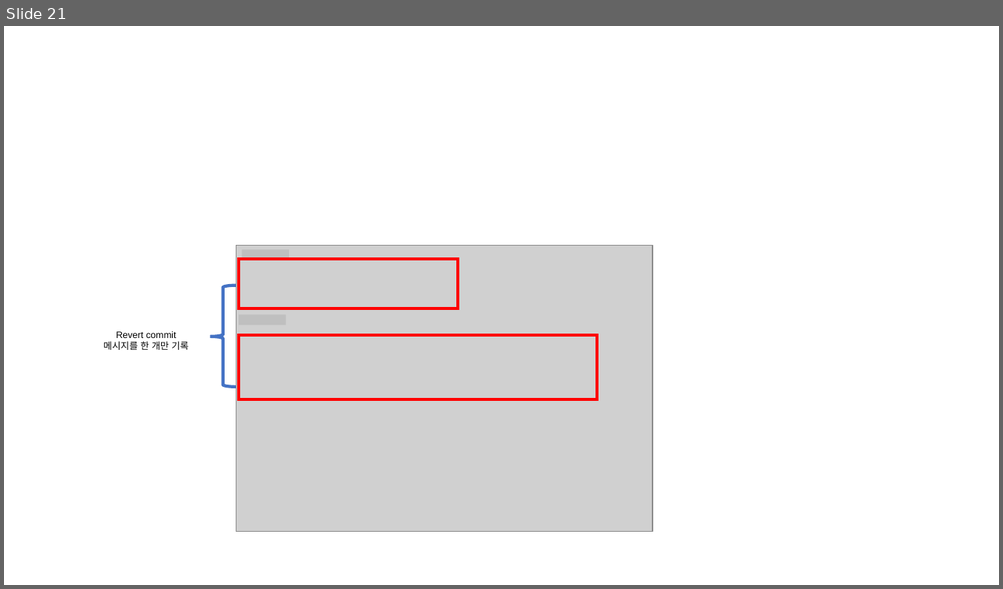
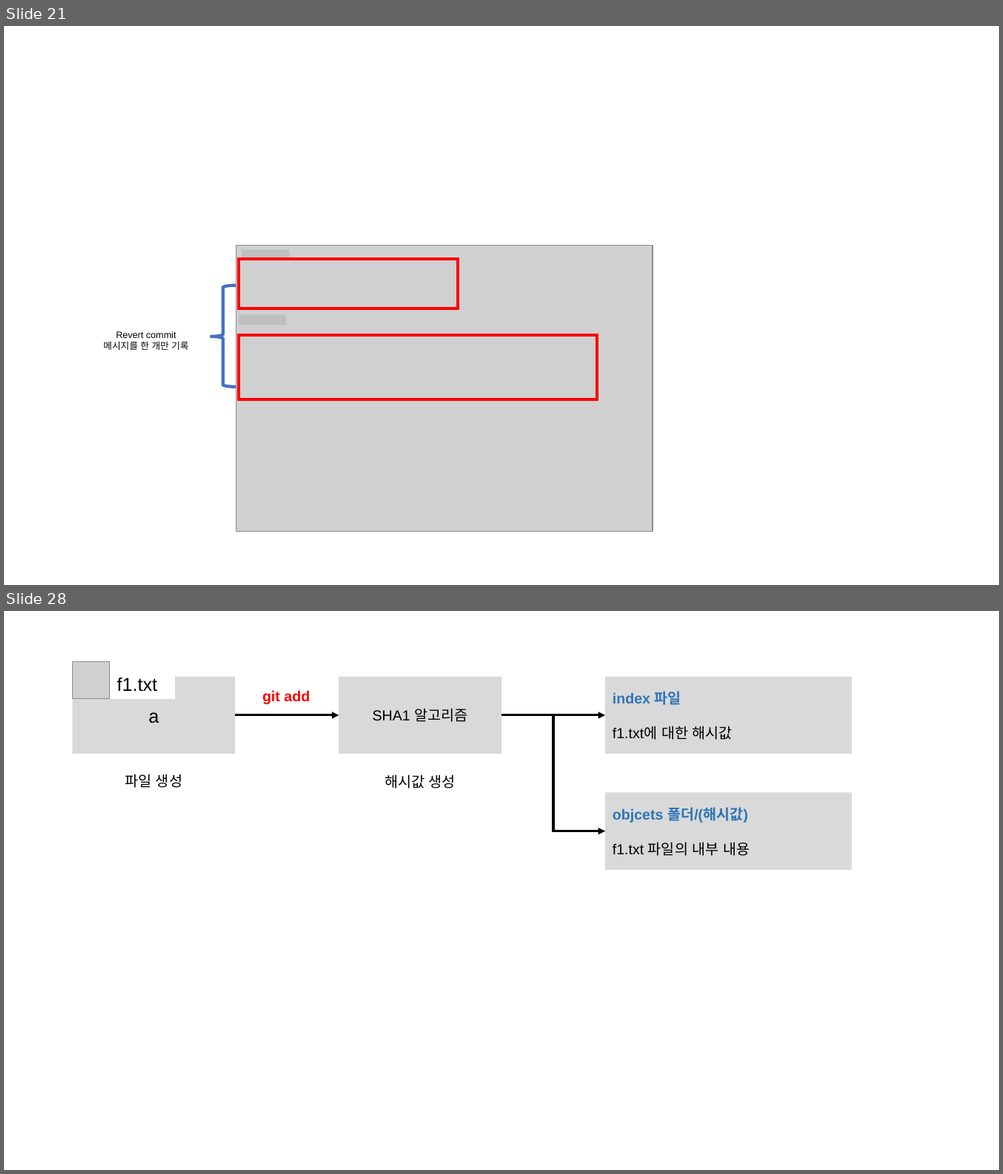
Before and after one commit to Han-Joon-Hyeok/TIL, a slide deck: Git/images/images.pptx. Shown one above the other, each under a label of ours: slide 21 before the commit, slides 21 and 28 after it; the slides between them are not shown. The pictures are 1003x589 and 1003x1174 pixels, drawn with LibreOffice and Linux fonts; fonts in the diff are those of the drawing; grey boxes stand for pictures. Boxes give left, top, right and bottom in pixels: in the first picture for what was removed or moved away, otherwise in the second. Text is boxed around its words. In the diff, an @@ line names an element or a change of style, - is before the commit and + after.

Commit message:
Docs : git의 원리 내용 정리 추가

```diff
--- a/Git/images/images.pptx
+++ b/Git/images/images.pptx
@@ slide 28 added at [4, 611, 999, 1170], background #FFFFFF @@
@@ rectangle added at [73, 677, 236, 755], fill #D9D9D9, 18 pt, text #000000 @@
+a
@@ picture added at [73, 662, 110, 699] @@
@@ rectangle added at [110, 669, 176, 699], fill #FFFFFF, 18 pt, text #000000 @@
+f1.txt
@@ rectangle added at [339, 677, 502, 755], fill #D9D9D9, 14 pt, text #000000 @@
+SHA1 알고리즘
@@ rectangle added at [606, 677, 852, 755], fill #D9D9D9, 14 pt, text #000000 @@
+index 파일
+f1.txt에 대한 해시값
@@ text added at [262, 690, 310, 704], 14 pt, text #FF0000, bold @@
+git add
@@ arrow added from (236, 715) to (339, 715), #000000 2.25 pt @@
@@ arrow added from (502, 715) to (606, 715), #000000 2.25 pt @@
@@ elbow arrow added from (502, 715) to (606, 831), #000000 2.25 pt @@
@@ text added at [125, 774, 182, 788], 14 pt, text #000000 @@
+파일 생성
@@ text added at [384, 775, 455, 789], 14 pt, text #000000 @@
+해시값 생성
@@ rectangle added at [606, 793, 852, 871], fill #D9D9D9, 14 pt, text #2E75B6, bold @@
+objcets 폴더/(해시값)
+f1.txt 파일의 내부 내용
```
Also in this commit, not shown: 9 other slides added, 14 other files.
